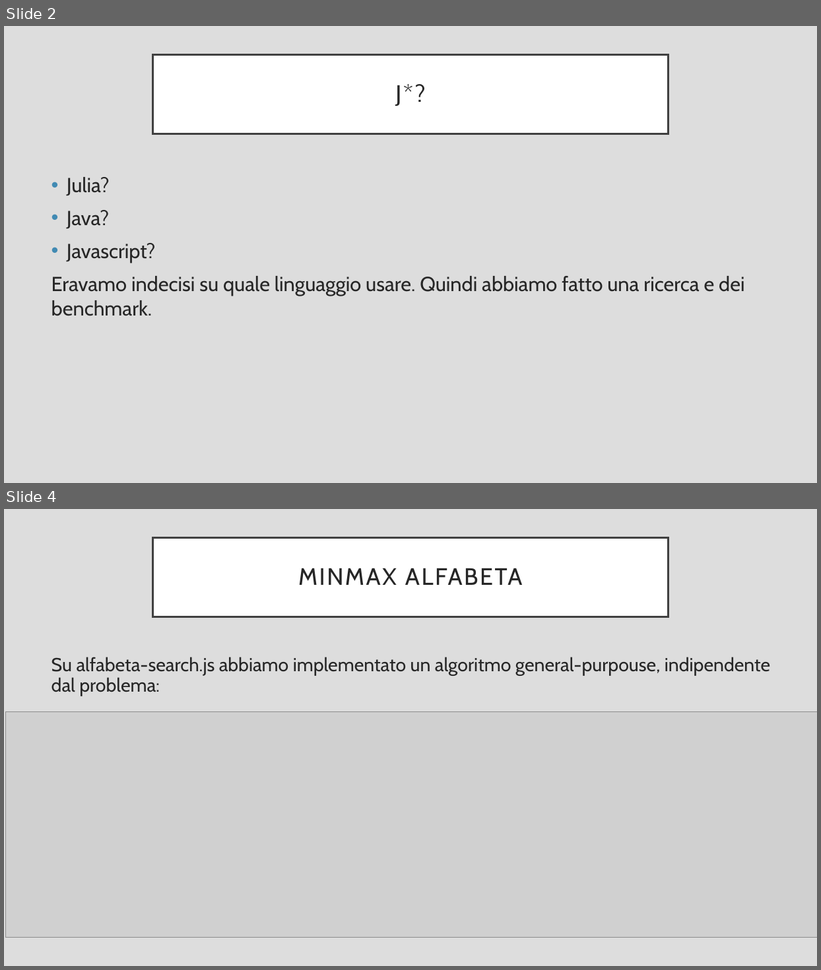
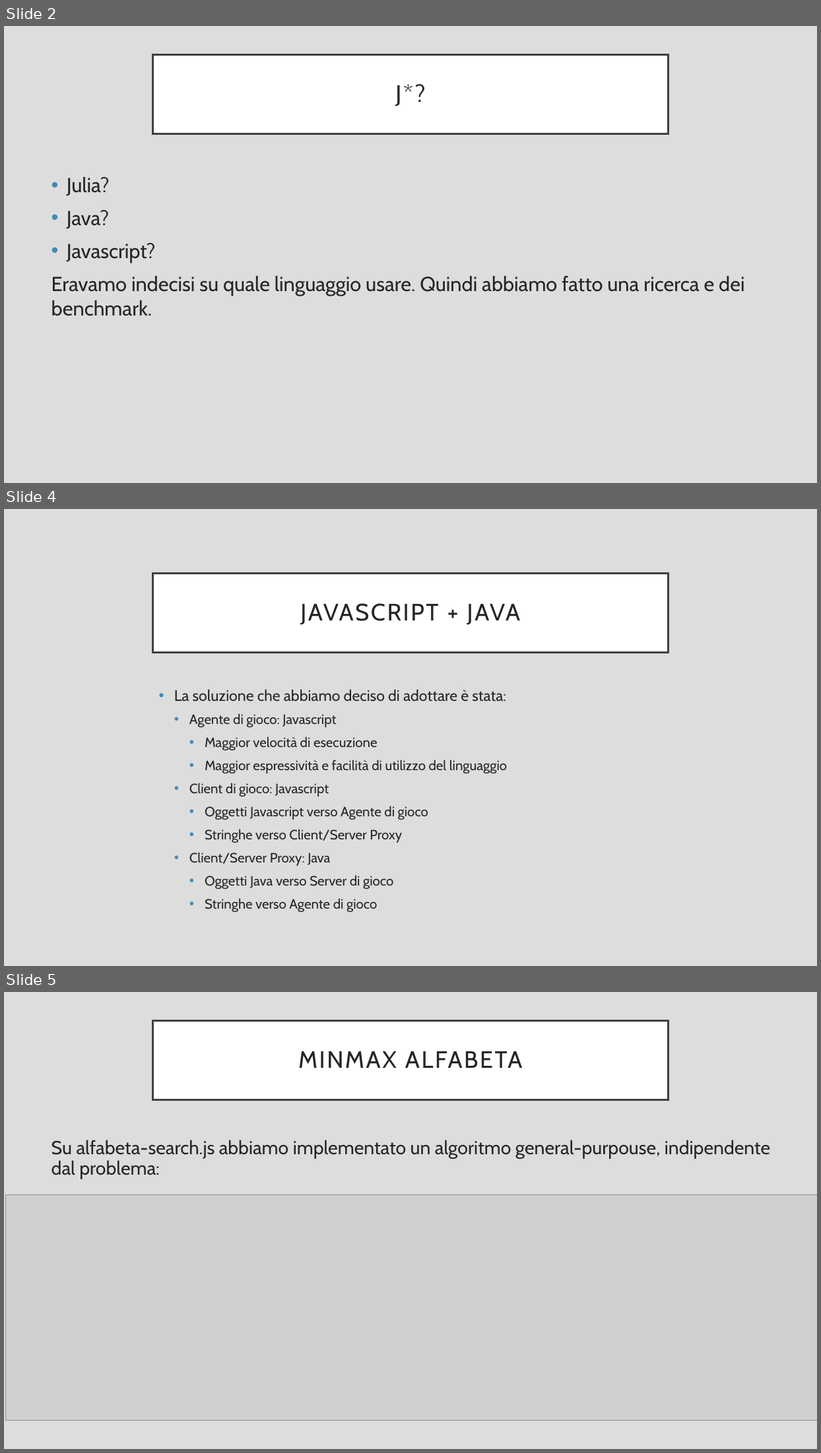
Before and after one commit to mraminella/JStar, a slide deck: presentazione.pptx. Shown one above the other, each under a label of ours: slides 2 and 4 before the commit, slides 2, 4 and 5 after it; the slides between them are not shown. The pictures are 821x970 and 821x1453 pixels, drawn with LibreOffice and Linux fonts; fonts in the diff are those of the drawing; grey boxes stand for pictures. Boxes give left, top, right and bottom in pixels: in the first picture for what was removed or moved away, otherwise in the second. Text is boxed around its words. In the diff, an @@ line names an element or a change of style, - is before the commit and + after.

Commit message:
Aggiunta slide linguaggi scelti

```diff
--- a/presentazione.pptx
+++ b/presentazione.pptx
@@ slide 4 added at [4,509,817,966], background #DDDDDD @@
@@ title added at [153,573,668,652], fill #FFFFFF, outline #404040 2.5 pt, 28 pt, text #262626 @@
+JAVASCRIPT + JAVA
@@ text added at [174,689,507,912], 16 pt, text #262626 @@
+• La soluzione che abbiamo deciso di adottare è stata:
+  • Agente di gioco: Javascript
+    • Maggior velocità di esecuzione
+    • Maggior espressività e facilità di utilizzo del linguaggio
+  • Client di gioco: Javascript
+    • Oggetti Javascript verso Agente di gioco
+    • Stringhe verso Client/Server Proxy
+  • Client/Server Proxy: Java
+    • Oggetti Java verso Server di gioco
+    • Stringhe verso Agente di gioco
@@ what was slide 4 is now slide 5 @@
```
Also in this commit, not shown: 1 slide changed.
